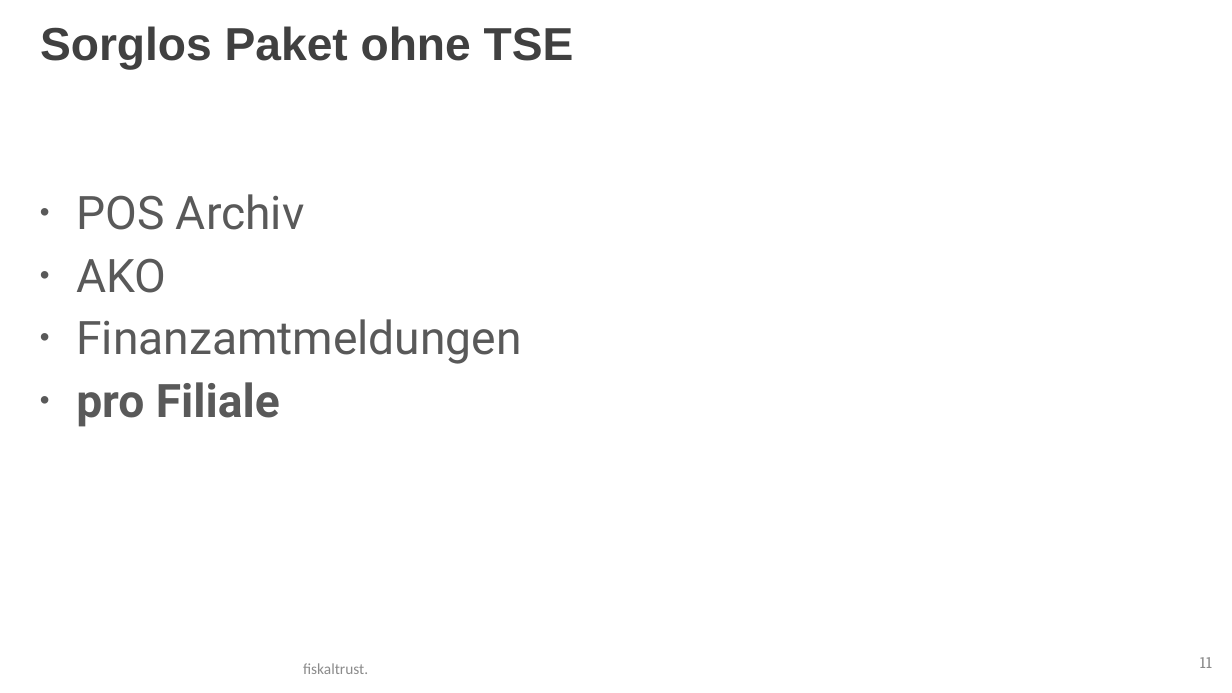
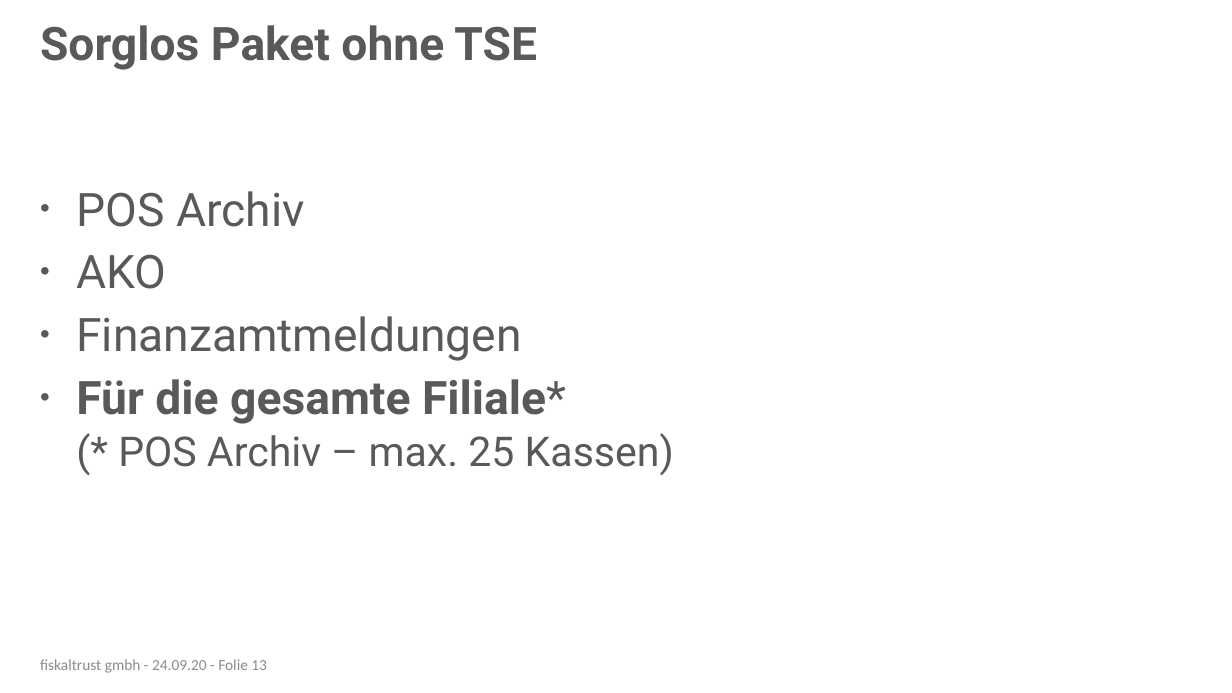
Before and after one commit to fiskaltrust/productdescription-de-doc, a slide deck: slide 13 of for-posdealers/presentation/sales/media/posdealer-sales-rollout.pptx (slide 11 before the commit). Drawn at 1232x693 pixels with LibreOffice and Linux fonts; fonts in the diff are those of the drawing; background and template pictures are left out. Boxes give left, top, right and bottom in pixels: in the first picture for what was removed or moved away, otherwise in the second. Text is boxed around its words. In the diff, an @@ line names an element or a change of style, - is before the commit and + after.

```diff
--- a/for-posdealers/presentation/sales/media/posdealer-sales-rollout.pptx
+++ b/for-posdealers/presentation/sales/media/posdealer-sales-rollout.pptx
@@ title "Sorglos Paket ohne TSE" at <box>40,25,537,70</box>: font Arial to Roboto, text colour #404040 to #595959 @@
@@ text at <box>76,379,674,475</box>: text changed; size 36 to 32 pt; bold off @@
-• pro Filiale
+• Für die gesamte Filiale*
+  (* POS Archiv – max. 25 Kassen)
@@ text added at <box>40,659,267,673</box>, 12 pt, text #8C8C8C @@
+fiskaltrust gmbh - 24.09.20 - Folie 13
@@ page number removed at <box>1200,657,1213,668</box> @@
-11
@@ text removed at <box>303,663,368,674</box> @@
-fiskaltrust.
```
Also in this commit, not shown: 13 other slides changed, 6 slides added, 2 slides removed, 13 other files.
